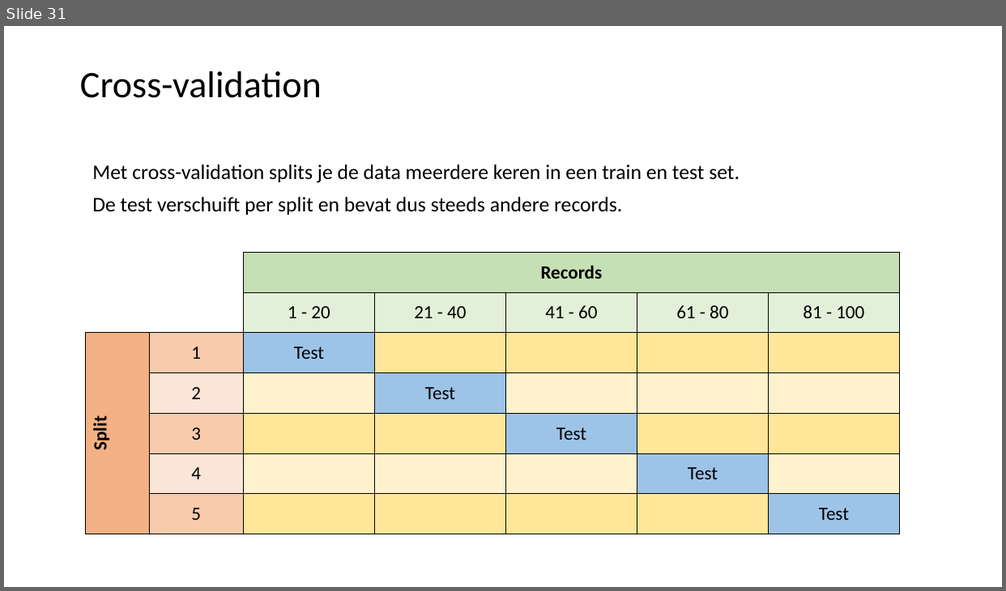
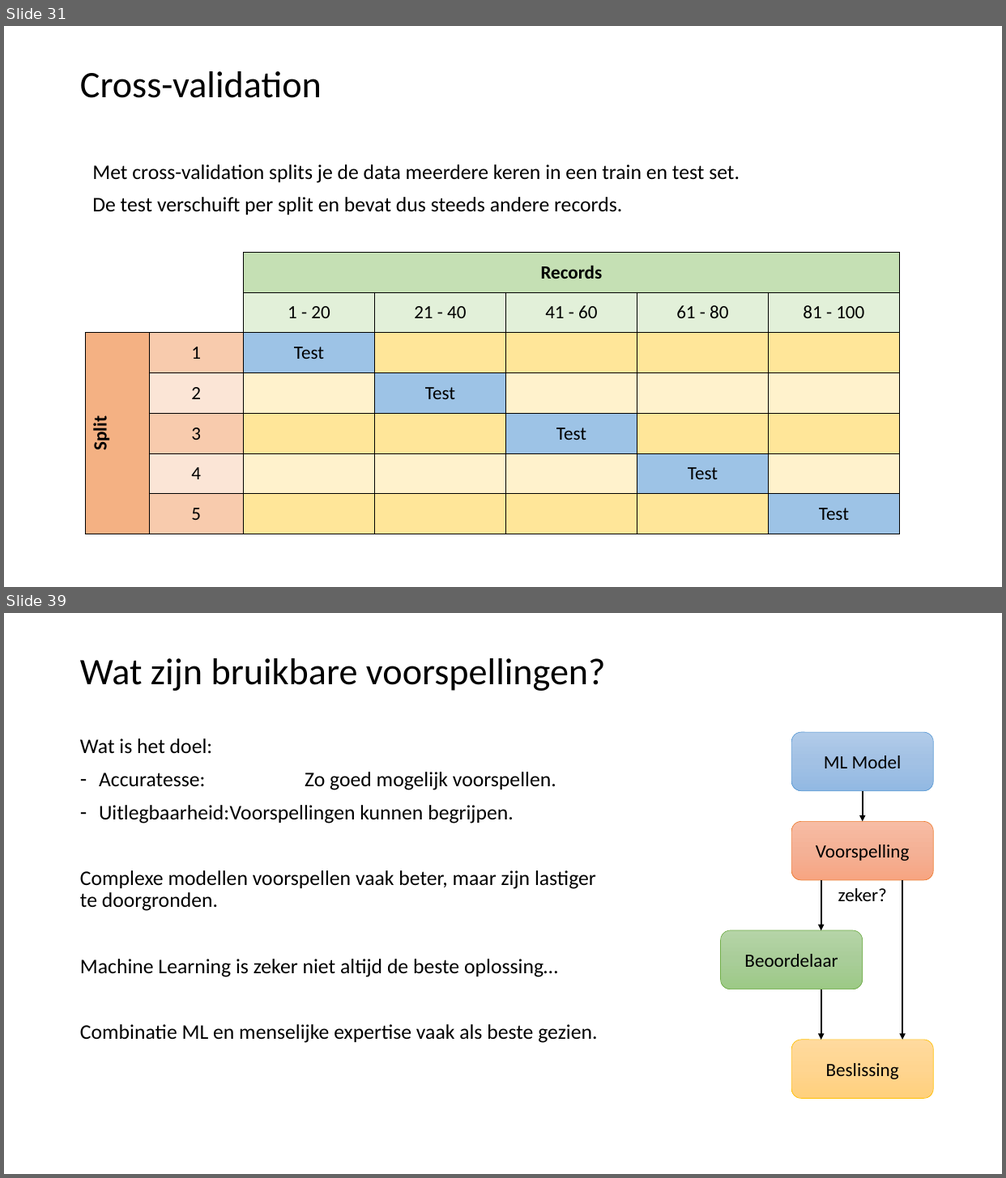
Before and after one commit to LFKoning/knowledge-sharing, a slide deck: python_trainees/4_scikit_learn/python_traineeship_4.pptx. Shown one above the other, each under a label of ours: slide 31 before the commit, slides 31 and 39 after it; the slides between them are not shown. The pictures are 1006x591 and 1006x1178 pixels, drawn with LibreOffice and Linux fonts; fonts in the diff are those of the drawing. Boxes give left, top, right and bottom in pixels: in the first picture for what was removed or moved away, otherwise in the second. Text is boxed around its words. In the diff, an @@ line names an element or a change of style, - is before the commit and + after.

```diff
--- a/python_trainees/4_scikit_learn/python_traineeship_4.pptx
+++ b/python_trainees/4_scikit_learn/python_traineeship_4.pptx
@@ slide 39 added at (4,613,1002,1174), background #FFFFFF @@
@@ title added at (80,658,606,691), 36 pt, text #000000 @@
+Wat zijn bruikbare voorspellingen?
@@ text added at (80,739,597,1043), 20 pt, text #000000 @@
+Wat is het doel:
+– Accuratesse: Zo goed mogelijk voorspellen.
+– Uitlegbaarheid: Voorspellingen kunnen begrijpen.
+Complexe modellen voorspellen vaak beter, maar zijn lastiger te doorgronden.
+Machine Learning is zeker niet altijd de beste oplossing…
+Combinatie ML en menselijke expertise vaak als beste gezien.
@@ group added at (720,732,934,1099): 4 rounded rectangles, 4 arrows, 1 text @@
+ML Model
+Voorspelling
+Beoordelaar
+Beslissing
+zeker?
```
Also in this commit, not shown: 4 slides changed, 10 other slides added, 1 slide removed, 3 other files.
